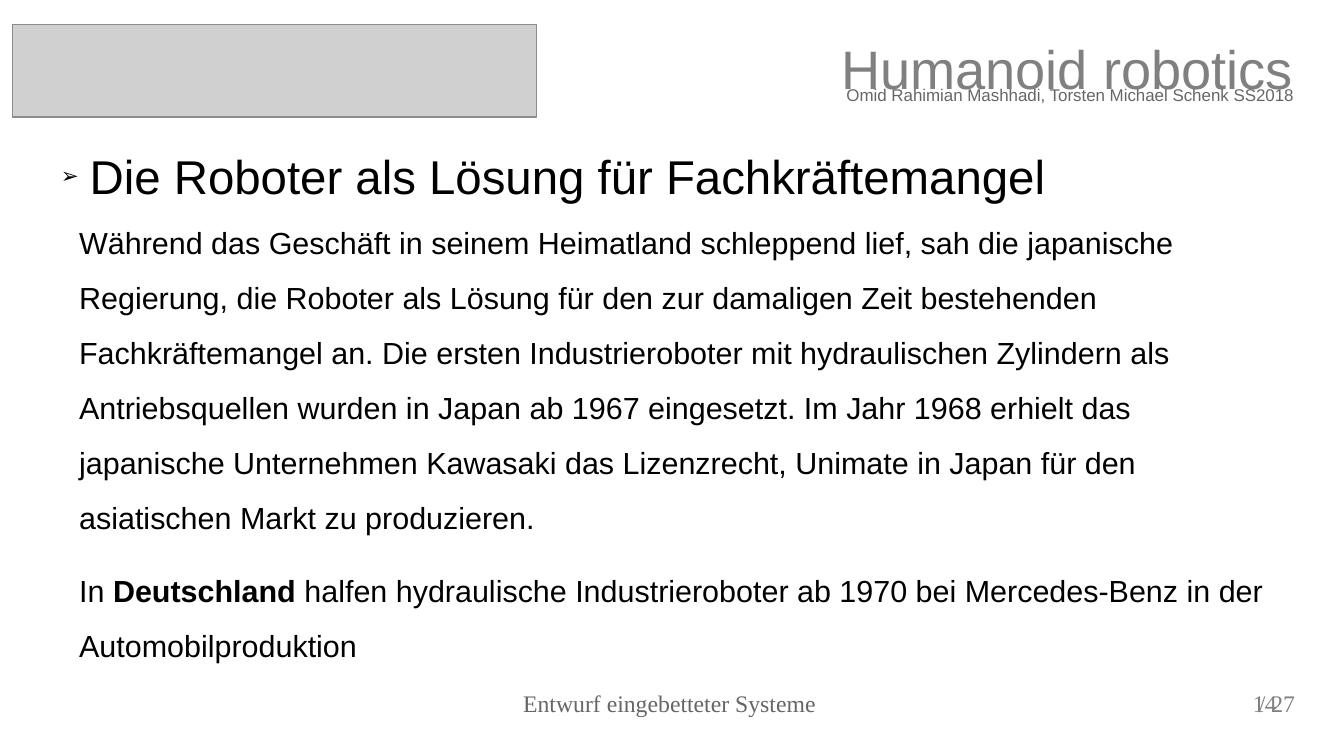
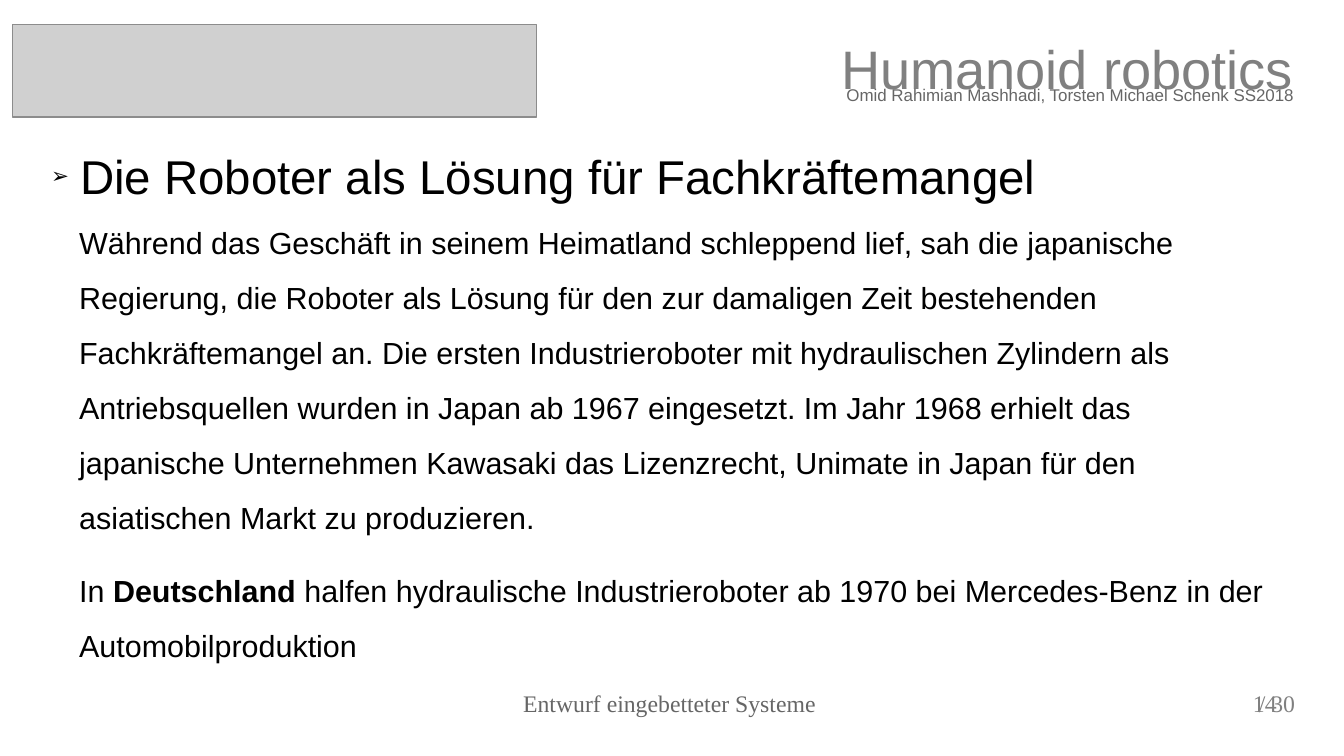
Before and after one commit to torstenschenk/beuth-avatar-ss2018, a slide deck: slide 14 of Presentation/HumanoidRobotic.odp. Drawn at 1344x756 pixels with LibreOffice and Linux fonts; fonts in the diff are those of the drawing; grey boxes stand for pictures. Boxes give left, top, right and bottom in pixels: in the first picture for what was removed or moved away, otherwise in the second. Text is boxed around its words. In the diff, an @@ line names an element or a change of style, - is before the commit and + after.

```diff
--- a/Presentation/HumanoidRobotic.odp
+++ b/Presentation/HumanoidRobotic.odp
@@ text "Die Roboter als Lösung für ...": place and size @@
-text "Die Roboter als Lösung für ..." at bbox=[90, 159, 1045, 204]
+text "Die Roboter als Lösung für ..." at bbox=[80, 159, 1035, 204]
@@ text at bbox=[1271, 696, 1295, 712]: text changed @@
-/ 27
+/ 30
```
Also in this commit, not shown: 23 other slides changed, 5 slides added, 2 slides removed, 12 other files.
